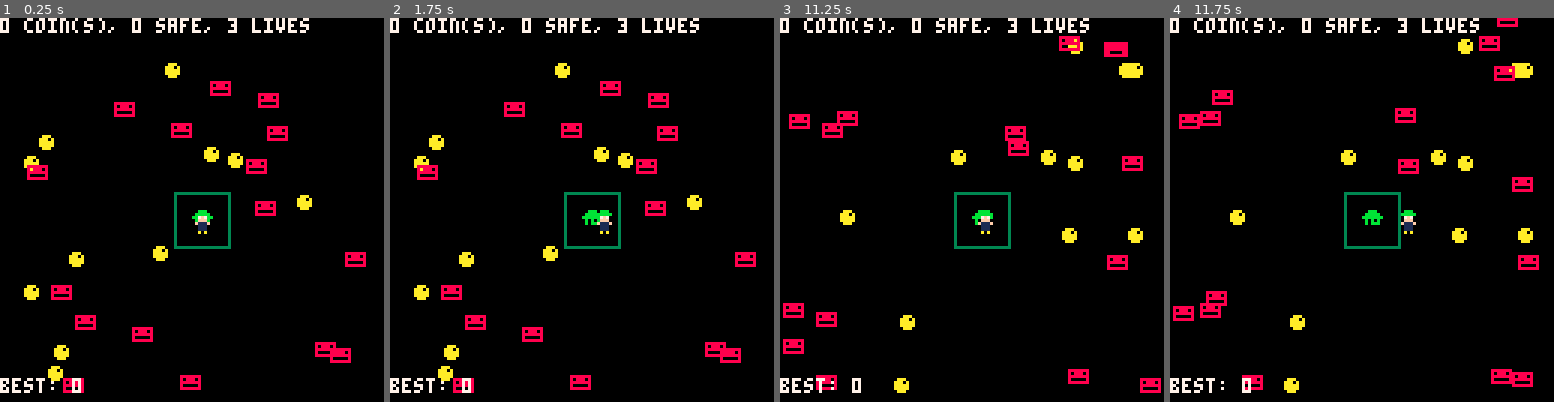
Above: before the commit, frames 1-4 (left to right).
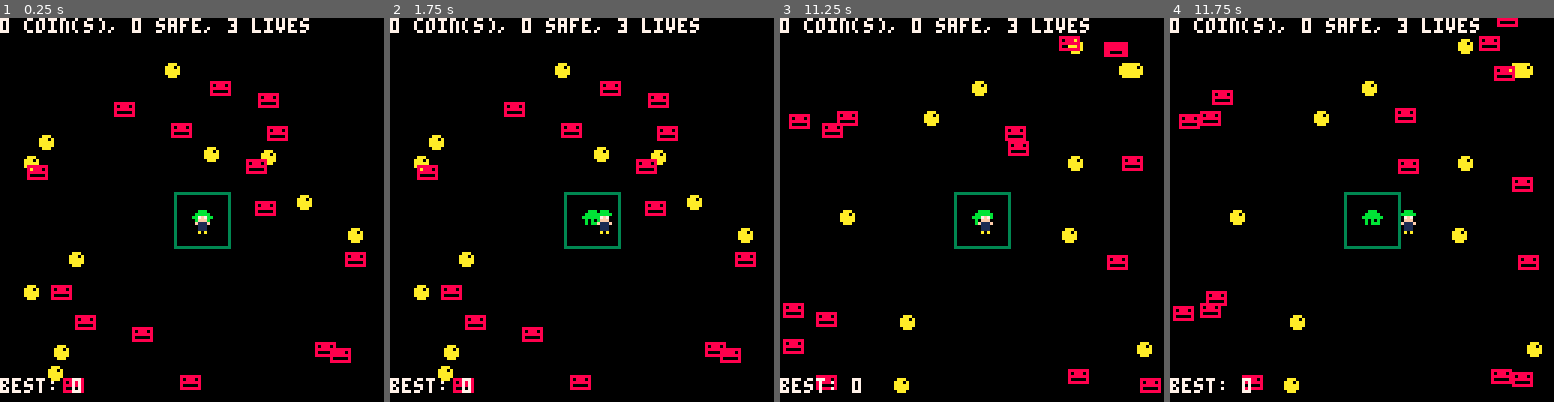
Above: after the commit, the same moments.

Repository: robmilward/one-hour-game-jam-268
Game: PICO-8 cartridge 1hrgame268.p8
Two runs of this game, one before a commit and one after it. Both use one fixed random seed, a clock stepped at 60 frames per second and the inputs below.
Inputs:
- Up to frame 1 (0.25 s): no input
- Up to frame 2 (1.75 s): hold Right from 1.6 s (still down)
- Up to frame 3 (11.25 s): release Right at 2.1 s; hold Up 2.15-2.42 s; hold Right 2.47-3.03 s; hold Left 3.08-3.58 s; hold Down 3.63-3.97 s; hold Right 4.02-4.68 s; hold Up 4.73-5.03 s; hold Left 5.08-5.68 s; hold Down 5.73-6.03 s; hold Right 6.08-6.58 s; hold Right 6.63-7.13 s; hold Up 7.18-7.45 s; hold Right 7.5-8.07 s; hold Left 8.12-8.62 s; hold Down 8.67-9 s; hold Right 9.05-9.72 s; hold Up 9.77-10.07 s; hold Left 10.12-10.72 s; hold Down 10.77-11.07 s; hold Right from 11.12 s (still down)
- Up to frame 4 (11.75 s): release Right at 11.62 s

The runs differ from the first frame. In frame 1, 0.5% of the frame differs, in the area x 39-95%, y 34-64%; in frame 2, 0.5%; in frame 3, 0.7%, in the area x 37-97%, y 16-89%; in frame 4, 0.7%.

Commit message:
Make sure coins don't spawn close to home

Diff:
--- a/1hrgame268.p8
+++ b/1hrgame268.p8
@@ -181,12 +181,14 @@
 function generate_coins()
 	coins={}
  for i=0,10 do
-	 _coin={
-	  x=ceil(rnd(120)),
-	  y=ceil(rnd(120))
-	 }
-
-	 add(coins, _coin)
+  repeat
+		 _coin={
+		  x=ceil(rnd(120)),
+		  y=ceil(rnd(120))
+		 }
+		until (not colliding(_coin, home, 20))
+
+		add(coins, _coin)
 	end
 end
 
Not shown, changed: index.js
